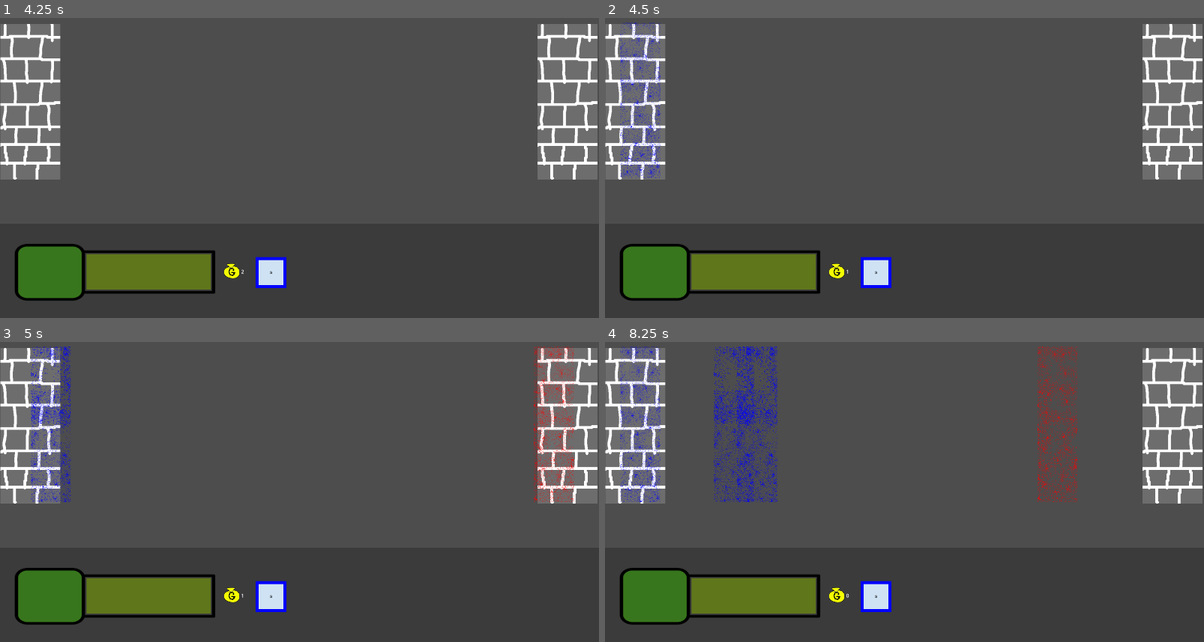
Above: before the commit, frames 1-4 (two rows, left to right).
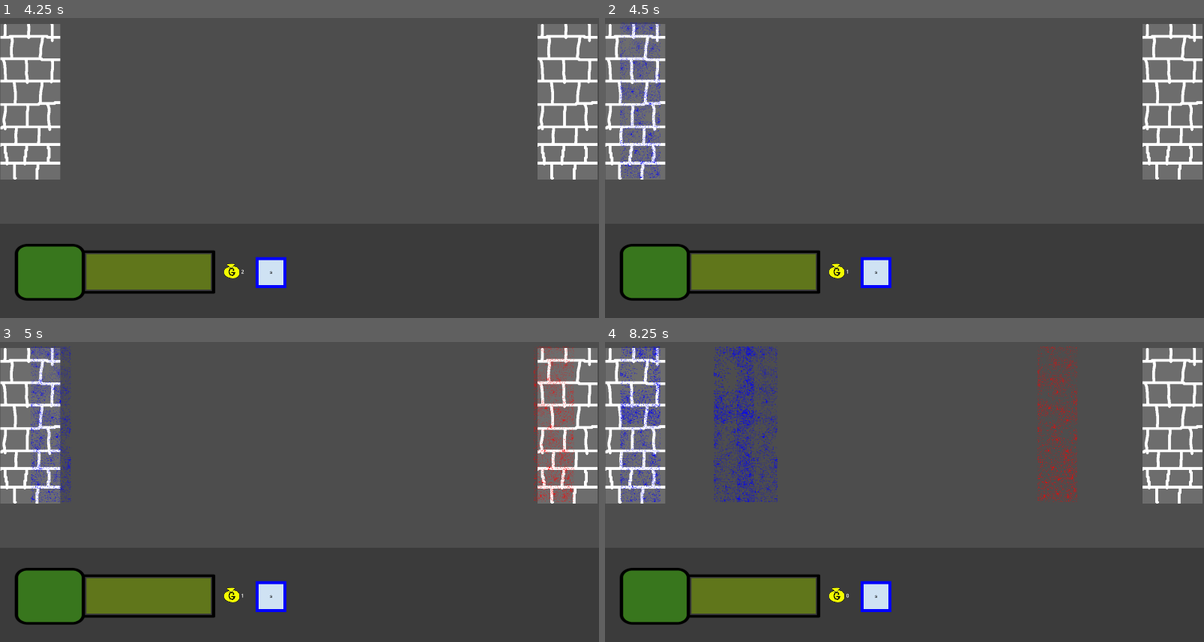
Above: after the commit, the same moments.

Repository: manufacturedba/ludumdare
Game: Godot game, scene res://Menus/MainMenu.tscn
The game is run twice, just before and just after one commit, with the same random seed, the same clock (stepped at 60 frames per second) and the same inputs.
Inputs (mouse positions are in pixels of both pictures, inside the frame that each line leads up to):
- Up to frame 1 (4.25 s): click "Level 2" at 0.5 s; click "Level 3" at 1.25 s; click "Level 4" at 2 s; click "Level 5" at 2.75 s; click "Level 1" at 3.5 s
- Up to frame 2 (4.5 s): click (874, 273) at 4.25 s
- Up to frame 3 (5 s): no input
- Up to frame 4 (8.25 s): click (874, 597) at 5 s; click (874, 597) at 8 s

Frame 1 is identical in both runs. In frame 2, 1.3% of the frame differs, in the area x 2-10%, y 1-54%; in frame 3, 2.9%; in frame 4, 4.3%, in the area x 2-79%, y 1-54%.

Commit message:
Squashed commit of the following:
commit 09d65537dd57a05d292851b83ef35232a3ae97f7
Merge: 76fef0a d05ed89
Author: Roberto Rodriguez <manufacturedba@gmail.com>
Date:   Sat Oct 5 18:30:28 2024 -0700

    Merge branch 'main' into feat/archer

commit 76fef0a50834d4cf33a8b4b4934123466efee051
Author: Roberto Rodriguez <manufacturedba@gmail.com>
Date:   Sat Oct 5 18:29:09 2024 -0700

    Redo unit base

commit f0d57798d4d111df5f0e86bc4c11f44bccb2adbe
Merge: 59f7bd0 114c44b
Author: Roberto Rodriguez <manufacturedba@gmail.com>
Date:   Sat Oct 5 17:41:03 2024 -0700

    Merge branch 'main' into feat/archer

commit 59f7bd0d7929b526a109b6c8980e57f5f74c1206
Author: Roberto Rodriguez <manufacturedba@gmail.com>
Date:   Sat Oct 5 17:27:35 2024 -0700

    Make enemy soldiers again

commit e5c02ccafd58d5818871b1838eb3f175c4f2ed82
Author: Roberto Rodriguez <manufacturedba@gmail.com>
Date:   Sat Oct 5 17:26:35 2024 -0700

    Archer with projectiles

Diff:
--- a/project/Battlefield/enemy_unit_spawner.gd
+++ b/project/Battlefield/enemy_unit_spawner.gd
@@ -1,10 +1,13 @@
 extends Node2D
 
 @onready var timer:Timer = $EnemyUnitSpawnTimer;
+
 const plSoldier = preload("res://Units/Soldier.tscn");
+const plArcher = preload("res://Units/Archer.tscn");
 
 const unitEnumPlMap = {
-	CONSTANTS.CLASS_ENUM.SOLDIER: plSoldier
+	CONSTANTS.CLASS_ENUM.SOLDIER: plSoldier,
+	CONSTANTS.CLASS_ENUM.ARCHER: plArcher
 }
 
 var pattern: Array[CONSTANTS.CLASS_ENUM] = [CONSTANTS.CLASS_ENUM.SOLDIER];
--- a/project/Battlefield/player_unit_spawner.gd
+++ b/project/Battlefield/player_unit_spawner.gd
@@ -1,9 +1,11 @@
 extends Node2D
 
 const plSoldier = preload("res://Units/Soldier.tscn");
+const plArcher = preload("res://Units/Archer.tscn");
 
 const unitEnumPlMap = {
-	CONSTANTS.CLASS_ENUM.SOLDIER: plSoldier
+	CONSTANTS.CLASS_ENUM.SOLDIER: plSoldier,
+	CONSTANTS.CLASS_ENUM.ARCHER: plArcher
 }
 
 # Called when the node enters the scene tree for the first time.
--- /dev/null
+++ b/project/Units/Archer.tscn
@@ -0,0 +1,19 @@
+[gd_scene load_steps=4 format=3 uid="uid://dmxfnvkdhtaiy"]
+
+[ext_resource type="PackedScene" uid="uid://dc0soohaogl1m" path="res://Units/Unit.tscn" id="1_d2mv1"]
+[ext_resource type="Script" path="res://Units/archer.gd" id="1_vnvi1"]
+
+[sub_resource type="RectangleShape2D" id="RectangleShape2D_4u0nm"]
+size = Vector2(1378, 60)
+
+[node name="Archer" instance=ExtResource("1_d2mv1")]
+script = ExtResource("1_vnvi1")
+
+[node name="FiringRange" type="Area2D" parent="." index="3"]
+
+[node name="FiringRangeCollision" type="CollisionShape2D" parent="FiringRange" index="0"]
+position = Vector2(735, 14)
+shape = SubResource("RectangleShape2D_4u0nm")
+
+[connection signal="area_entered" from="FiringRange" to="." method="_on_firing_range_area_entered"]
+[connection signal="area_exited" from="FiringRange" to="." method="_on_firing_range_area_exited"]
--- /dev/null
+++ b/project/Units/Projectile/Arrow.tscn
@@ -0,0 +1,27 @@
+[gd_scene load_steps=4 format=3 uid="uid://bxoh6mpqkcvkq"]
+
+[ext_resource type="Script" path="res://Units/Projectile/arrow.gd" id="1_pb8xi"]
+[ext_resource type="Texture2D" uid="uid://dmhe77ifx1bu1" path="res://Units/Projectile/Textures/arrow.png" id="2_5c75y"]
+
+[sub_resource type="RectangleShape2D" id="RectangleShape2D_226rq"]
+size = Vector2(129, 107.5)
+
+[node name="Arrow" type="Area2D"]
+script = ExtResource("1_pb8xi")
+
+[node name="ArrowCollision" type="CollisionShape2D" parent="."]
+shape = SubResource("RectangleShape2D_226rq")
+
+[node name="ArrowTexture" type="TextureRect" parent="ArrowCollision"]
+offset_left = 6.0
+offset_top = 3.0
+offset_right = 6.0
+offset_bottom = 3.0
+size_flags_horizontal = 4
+size_flags_vertical = 4
+texture = ExtResource("2_5c75y")
+expand_mode = 2
+stretch_mode = 3
+metadata/_edit_use_anchors_ = true
+
+[connection signal="area_entered" from="." to="." method="_on_area_entered"]
--- /dev/null
+++ b/project/Units/Projectile/arrow.gd
@@ -0,0 +1,41 @@
+extends Node2D
+
+var speed = CONSTANTS.ARROW_SPEED;
+var isPlayer : bool;
+var direction = 1;
+var normalSpeed = Vector2(0, 0);
+
+func with(_isPlayer: bool):
+	isPlayer = _isPlayer;
+	return self;
+
+func __checkHostile(area: Area2D) -> bool:
+	if (area.is_in_group("ProjectileGroup")):
+		return false;
+
+	var iAmPlayer = is_in_group("PlayerGroup");
+	if (iAmPlayer):
+		return area.is_in_group("CpuGroup");
+	else:
+		return area.is_in_group("PlayerGroup");
+
+# Called when the node enters the scene tree for the first time.
+func _ready() -> void:
+	add_to_group("ProjectileGroup");
+
+	if (isPlayer):
+		add_to_group("PlayerGroup");
+	else:
+		add_to_group("CpuGroup");
+	normalSpeed = Vector2(direction * speed, 0);
+
+func _physics_process(delta: float) -> void:
+	position += normalSpeed * delta
+
+func _on_area_entered(area: Area2D) -> void:
+	if (!__checkHostile(area)):
+		return;
+
+	if (area.damage):
+		area.damage(1);
+	queue_free();
--- a/project/Units/Soldier.tscn
+++ b/project/Units/Soldier.tscn
@@ -1,67 +1,5 @@
-[gd_scene load_steps=10 format=3 uid="uid://dc0soohaogl1m"]
+[gd_scene load_steps=2 format=3 uid="uid://c2hhpupmjvjm7"]
 
-[ext_resource type="Script" path="res://Units/soldier.gd" id="1_74qcv"]
-[ext_resource type="Texture2D" uid="uid://cleapuqwf8xk6" path="res://Assets/Soldiers-Sheet.png" id="2_cq05t"]
+[ext_resource type="PackedScene" uid="uid://dc0soohaogl1m" path="res://Units/Unit.tscn" id="1_7uibd"]
 
-[sub_resource type="RectangleShape2D" id="RectangleShape2D_b07hh"]
-size = Vector2(128, 501)
-
-[sub_resource type="CanvasTexture" id="CanvasTexture_8vvol"]
-
-[sub_resource type="AtlasTexture" id="AtlasTexture_q8pec"]
-atlas = ExtResource("2_cq05t")
-region = Rect2(0, 0, 128, 500)
-
-[sub_resource type="AtlasTexture" id="AtlasTexture_xmx7r"]
-atlas = ExtResource("2_cq05t")
-region = Rect2(128, 0, 128, 500)
-
-[sub_resource type="AtlasTexture" id="AtlasTexture_ojpmt"]
-atlas = ExtResource("2_cq05t")
-region = Rect2(256, 0, 128, 500)
-
-[sub_resource type="AtlasTexture" id="AtlasTexture_rcqm6"]
-atlas = ExtResource("2_cq05t")
-region = Rect2(384, 0, 128, 500)
-
-[sub_resource type="SpriteFrames" id="SpriteFrames_x28rp"]
-animations = [{
-"frames": [{
-"duration": 1.0,
-"texture": SubResource("AtlasTexture_q8pec")
-}, {
-"duration": 1.0,
-"texture": SubResource("AtlasTexture_xmx7r")
-}, {
-"duration": 1.0,
-"texture": SubResource("AtlasTexture_ojpmt")
-}, {
-"duration": 1.0,
-"texture": SubResource("AtlasTexture_rcqm6")
-}],
-"loop": true,
-"name": &"default",
-"speed": 5.0
-}]
-
-[node name="Soldier" type="Area2D"]
-script = ExtResource("1_74qcv")
-
-[node name="SoldierCollision" type="CollisionShape2D" parent="."]
-position = Vector2(0, -0.5)
-shape = SubResource("RectangleShape2D_b07hh")
-
-[node name="SoldierAttackTimer" type="Timer" parent="."]
-one_shot = true
-
-[node name="SoldierSpriteMask" type="Sprite2D" parent="."]
-clip_children = 1
-texture = SubResource("CanvasTexture_8vvol")
-region_enabled = true
-region_rect = Rect2(0, 0, 128, 500)
-
-[node name="SoldierSprite" type="AnimatedSprite2D" parent="SoldierSpriteMask"]
-sprite_frames = SubResource("SpriteFrames_x28rp")
-
-[connection signal="area_entered" from="." to="." method="_on_area_entered"]
-[connection signal="area_exited" from="." to="." method="_on_area_exited"]
+[node name="Soldier" instance=ExtResource("1_7uibd")]
--- /dev/null
+++ b/project/Units/Unit.tscn
@@ -0,0 +1,67 @@
+[gd_scene load_steps=10 format=3 uid="uid://dc0soohaogl1m"]
+
+[ext_resource type="Script" path="res://Units/unit.gd" id="1_jnjb0"]
+[ext_resource type="Texture2D" uid="uid://cleapuqwf8xk6" path="res://Assets/Soldiers-Sheet.png" id="2_cq05t"]
+
+[sub_resource type="RectangleShape2D" id="RectangleShape2D_b07hh"]
+size = Vector2(128, 501)
+
+[sub_resource type="CanvasTexture" id="CanvasTexture_8vvol"]
+
+[sub_resource type="AtlasTexture" id="AtlasTexture_q8pec"]
+atlas = ExtResource("2_cq05t")
+region = Rect2(0, 0, 128, 500)
+
+[sub_resource type="AtlasTexture" id="AtlasTexture_xmx7r"]
+atlas = ExtResource("2_cq05t")
+region = Rect2(128, 0, 128, 500)
+
+[sub_resource type="AtlasTexture" id="AtlasTexture_ojpmt"]
+atlas = ExtResource("2_cq05t")
+region = Rect2(256, 0, 128, 500)
+
+[sub_resource type="AtlasTexture" id="AtlasTexture_rcqm6"]
+atlas = ExtResource("2_cq05t")
+region = Rect2(384, 0, 128, 500)
+
+[sub_resource type="SpriteFrames" id="SpriteFrames_x28rp"]
+animations = [{
+"frames": [{
+"duration": 1.0,
+"texture": SubResource("AtlasTexture_q8pec")
+}, {
+"duration": 1.0,
+"texture": SubResource("AtlasTexture_xmx7r")
+}, {
+"duration": 1.0,
+"texture": SubResource("AtlasTexture_ojpmt")
+}, {
+"duration": 1.0,
+"texture": SubResource("AtlasTexture_rcqm6")
+}],
+"loop": true,
+"name": &"default",
+"speed": 5.0
+}]
+
+[node name="Unit" type="Area2D"]
+script = ExtResource("1_jnjb0")
+
+[node name="UnitCollision" type="CollisionShape2D" parent="."]
+position = Vector2(0, -0.5)
+shape = SubResource("RectangleShape2D_b07hh")
+
+[node name="UnitAttackTimer" type="Timer" parent="."]
+one_shot = true
+
+[node name="UnitSpriteMask" type="Sprite2D" parent="."]
+clip_children = 1
+texture = SubResource("CanvasTexture_8vvol")
+region_enabled = true
+region_rect = Rect2(0, 0, 128, 500)
+
+[node name="UnitSprite" type="AnimatedSprite2D" parent="UnitSpriteMask"]
+sprite_frames = SubResource("SpriteFrames_x28rp")
+
+[connection signal="area_entered" from="." to="." method="_on_area_entered"]
+[connection signal="area_exited" from="." to="." method="_on_area_exited"]
--- /dev/null
+++ b/project/Units/archer.gd
@@ -0,0 +1,41 @@
+extends Unit
+
+var size = 1000;
+
+@onready var plArrow = preload("res://Units/Projectile/Arrow.tscn");
+@onready var firingRangeCollision = $FiringRangeCollision;
+
+## Called when the node enters the scene tree for the first time.
+
+func _ready() -> void:
+	super();
+
+#
+func attack() -> void:
+	var engagedHostileSize = engagedHostiles.size();
+	if (engagedHostileSize > 0):
+		create_arrow();
+
+func create_arrow() -> void:
+	var arrow = plArrow.instantiate().with(isPlayer);
+	self.add_child(arrow);
+
+func __updateWidth() -> void:
+	var totalWidth = sprite.sprite_frames.get_frame_texture('default', 0).get_width();
+	var newWidth = totalWidth * life / MAX_LIFE;
+	spriteMask.region_rect = Rect2(spriteMask.region_rect.position, Vector2(newWidth, spriteMask.region_rect.size.y));
+	var newCollisionShape = RectangleShape2D.new();
+	newCollisionShape.size = spriteMask.region_rect.size;
+	collision.shape = newCollisionShape;
+
+func _on_area_entered(area: Area2D) -> void:
+	super(area);
+
+func _on_area_exited(area: Area2D) -> void:
+	super(area);
+
+func _on_firing_range_area_entered(area: Area2D) -> void:
+	self._on_area_entered(area);
+
+func _on_firing_range_area_exited(area: Area2D) -> void:
+	_on_area_exited(area);
--- a/project/Units/soldier.gd
+++ b/project/Units/unit.gd
@@ -1,9 +1,11 @@
 extends Area2D;
 
-@onready var sprite: AnimatedSprite2D = $SoldierSpriteMask/SoldierSprite;
-@onready var spriteMask:Sprite2D = $SoldierSpriteMask;
-@onready var collision: CollisionShape2D = $SoldierCollision;
-@onready var timer:Timer = $SoldierAttackTimer;
+class_name Unit
+
+@onready var sprite: AnimatedSprite2D = $UnitSpriteMask/UnitSprite;
+@onready var spriteMask:Sprite2D = $UnitSpriteMask;
+@onready var collision: CollisionShape2D = $UnitCollision;
+@onready var timer:Timer = $UnitAttackTimer;
 
 const DEFAULT_SPEED := Vector2(100,0);
 const ATTACK_INTERVAL = 1;
--- a/project/constants.gd
+++ b/project/constants.gd
@@ -1,3 +1,4 @@
 extends Node
 
 enum CLASS_ENUM {SOLDIER, ARCHER};
+var ARROW_SPEED = 1000;
Not shown, added: project/Units/Projectile/Textures/arrow-texture.png.import
Binary file added: project/Units/Projectile/Textures/arrow.png
Not shown, added: project/Units/Projectile/Textures/arrow.png.import
